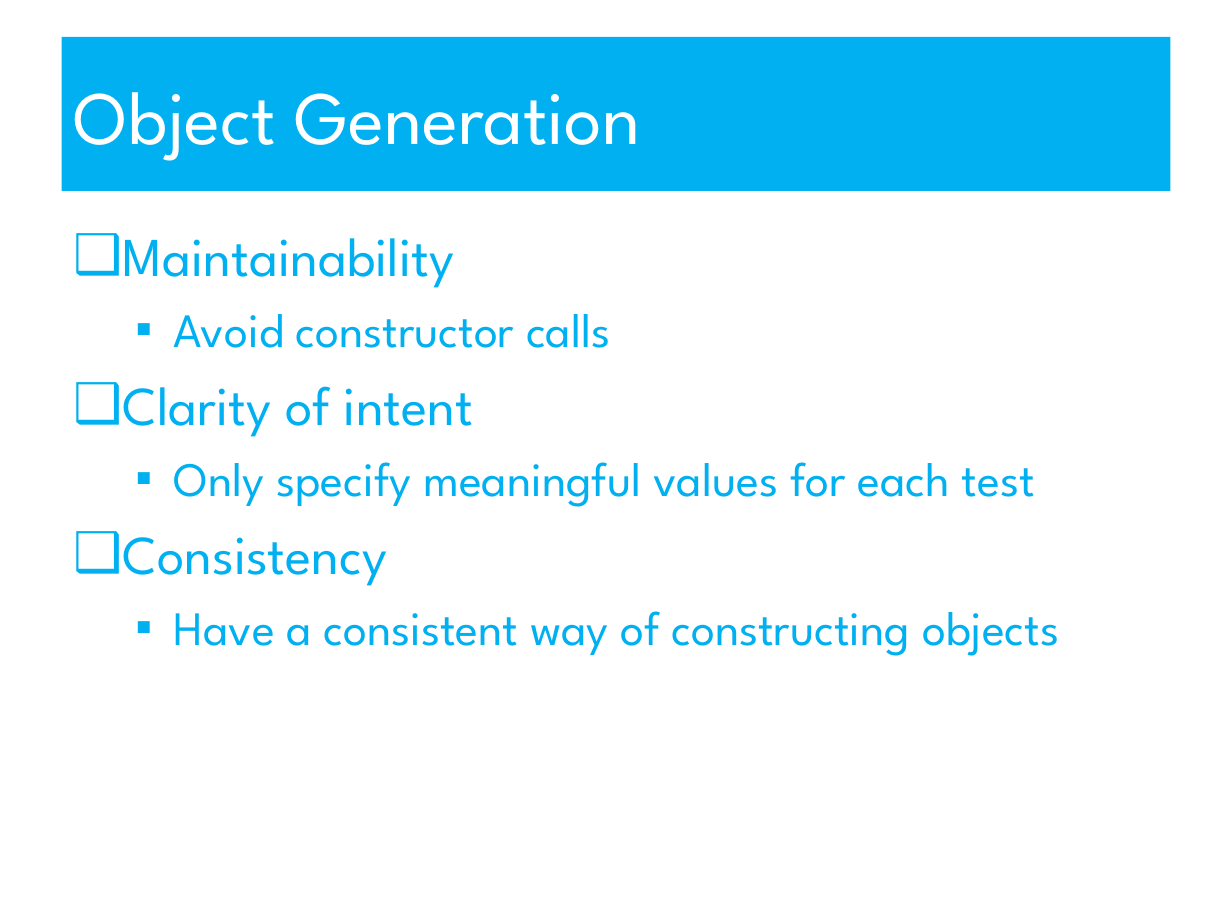
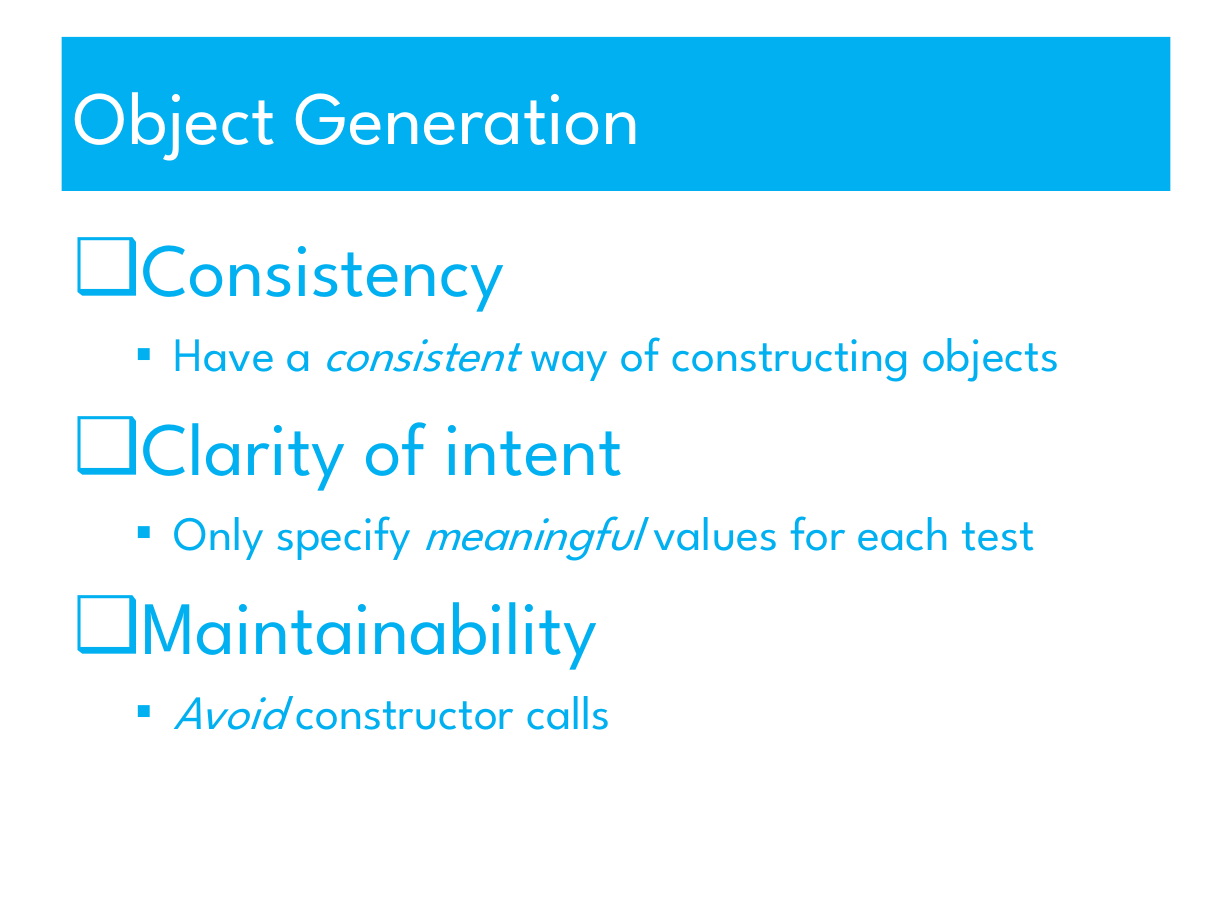
Before and after one commit to robdmoore/TestDataSustainabilityPresentation, a slide deck: slide 5 of Presentation.ppt. Drawn at 1232x924 pixels with LibreOffice and Linux fonts; fonts in the diff are those of the drawing. Boxes give left, top, right and bottom in pixels: in the first picture for what was removed or moved away, otherwise in the second. Text is boxed around its words. In the diff, an @@ line names an element or a change of style, - is before the commit and + after.

```diff
--- a/Presentation.ppt
+++ b/Presentation.ppt
@@ text at (x1=141, y1=245, x2=1059, y2=561): paragraphs added @@
+❑ Consistency
+  ▪ Have a consistent way of constructing objects
+❑ Clarity of intent
+  ▪ Only specify meaningful values for each test
@@ text at (x1=123, y1=386, x2=1059, y2=656): paragraphs removed @@
-❑ Clarity of intent
-  ▪ Only specify meaningful values for each test
-❑ Consistency
-  ▪ Have a consistent way of constructing objects
@@ text at (x1=141, y1=602, x2=610, y2=730): size 32 to 44 pt in "Maintainability"; italic on in "Avoid"; more space between paragraphs @@
```
Also in this commit, not shown: 9 other slides changed, 3 slides added, 1 other file.
